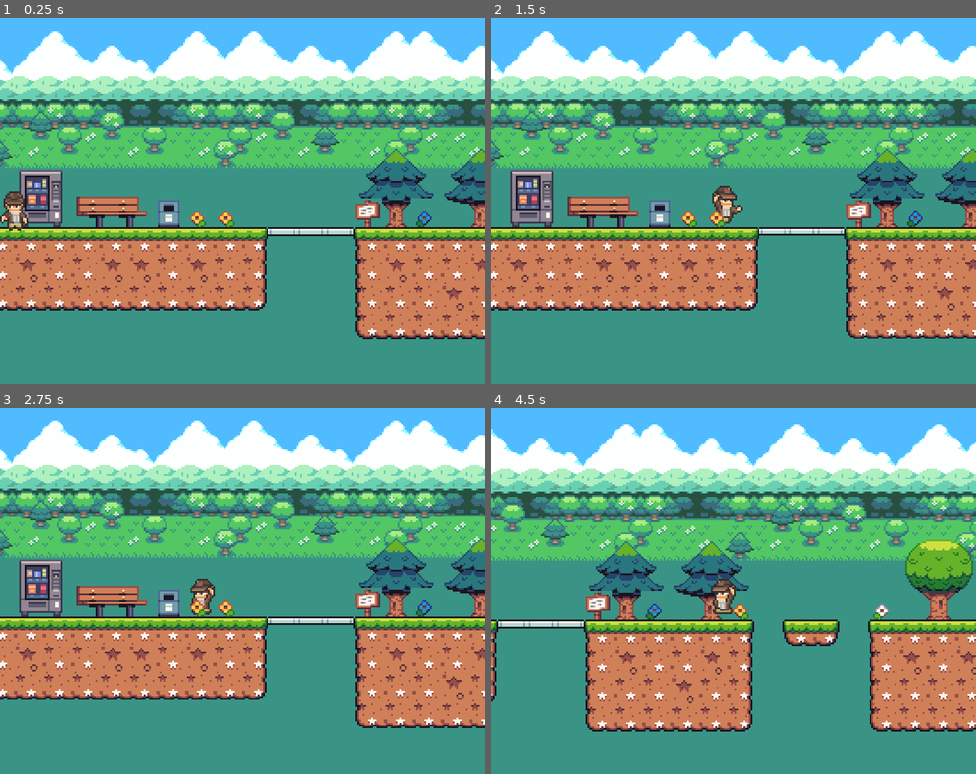
Above: before the commit, frames 1-4 (two rows, left to right).
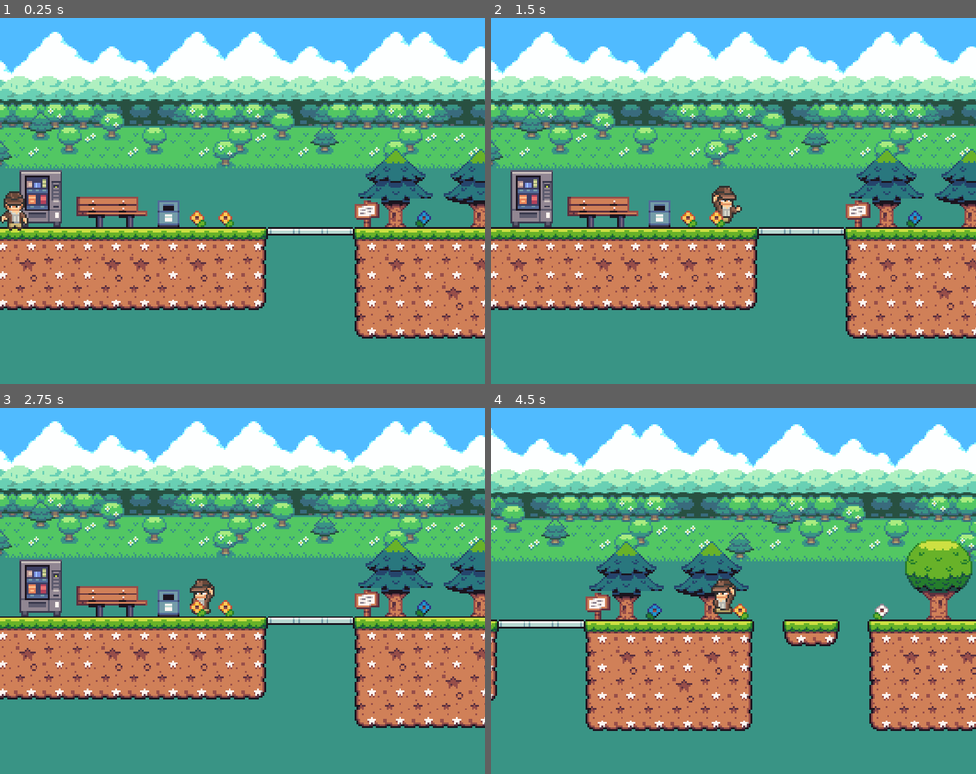
Above: after the commit, the same moments.

Repository: nojahh/Seasonal-Exploration-Winters-End-
Game: Godot game, scene res://levels/level_1.tscn
The game is run twice, just before and just after one commit, with the same random seed, the same clock (stepped at 60 frames per second) and the same inputs. This scene is started directly instead of the project's main scene.
Inputs:
- Up to frame 1 (0.25 s): no input
- Up to frame 2 (1.5 s): tap Enter (ui_accept) at 0.5, 0.77 s; hold Right (ui_right) from 0.53 s (still down)
- Up to frame 3 (2.75 s): tap Enter (ui_accept) at 1.52 s; release Right (ui_right) at 2.03 s; hold Left (ui_left) from 2.03 s (still down)
- Up to frame 4 (4.5 s): release Left (ui_left) at 2.78 s; hold Right (ui_right) 2.78-4.28 s; tap Enter (ui_accept) at 3.02, 3.77 s; hold Left (ui_left) from 4.28 s (still down)

The runs differ from the first frame. In frame 1, 4.5% of the frame differs, in the area x 0-100%, y 3-88%; in frame 2, 4.5%; in frame 3, 4.7%; in frame 4, 3.7%.

Commit message:
pause menu
start of code

Diff:
--- /dev/null
+++ b/Scene/pause_menu.gd
@@ -0,0 +1,11 @@
+extends ColorRect
+
+
+# Called when the node enters the scene tree for the first time.
+func _ready():
+	pass # Replace with function body.
+
+
+# Called every frame. 'delta' is the elapsed time since the previous frame.
+func _process(delta):
+	pass
--- a/Scene/pause_menu.gdshader
+++ b/Scene/pause_menu.gdshader
@@ -1,10 +1,10 @@
 shader_type canvas_item;
+uniform sampler2D SCREEN_TEXTURE  : hint_screen_texture, filter_linear_mipmap;
+uniform float BLUR: hint_range(5.0, 25.5);
+uniform float brightness: hint_range(0.0,1.0);
 
-uniform float blur: hint_range(0.0, 2.5);
-uniform float brightness: hint_range(0.0,1.0);
-uniform sampler2D SCREEN_TEXUTRE  : hint_screen_texture, filter_linear_mipmap;
 
 void fragment() {
-	COLOR = texturelod(SCREEN_TEXTURE, SCREEN_UV, BLUR);
+	COLOR = textureLod(SCREEN_TEXTURE, SCREEN_UV, BLUR);
 	COLOR.rgb *= brightness;
 }
--- a/Scene/pause_menu.tscn
+++ b/Scene/pause_menu.tscn
@@ -1,9 +1,12 @@
-[gd_scene load_steps=3 format=3 uid="uid://bqgacq1e2mcnj"]
+[gd_scene load_steps=4 format=3 uid="uid://bqgacq1e2mcnj"]
 
 [ext_resource type="Shader" path="res://Scene/pause_menu.gdshader" id="1_ffnh8"]
+[ext_resource type="Script" path="res://Scene/pause_menu.gd" id="2_4djv0"]
 
 [sub_resource type="ShaderMaterial" id="ShaderMaterial_idn8d"]
 shader = ExtResource("1_ffnh8")
+shader_parameter/BLUR = 5.0
+shader_parameter/brightness = 1.0
 
 [node name="pause menu" type="ColorRect"]
 material = SubResource("ShaderMaterial_idn8d")
@@ -12,6 +15,7 @@
 anchor_bottom = 1.0
 grow_horizontal = 2
 grow_vertical = 2
+script = ExtResource("2_4djv0")
 
 [node name="CenterContainer" type="CenterContainer" parent="."]
 layout_mode = 1
@@ -41,29 +45,29 @@
 
 [node name="HSeparator" type="HSeparator" parent="CenterContainer/PanelContainer/MarginContainer/VBoxContainer/Label"]
 layout_mode = 0
-offset_right = 40.0
-offset_bottom = 4.0
+offset_right = 481.0
+offset_bottom = 53.0
 
 [node name="Resume" type="Button" parent="CenterContainer/PanelContainer/MarginContainer/VBoxContainer/Label"]
 layout_mode = 0
-offset_left = 2.0
-offset_top = 47.0
-offset_right = 478.0
-offset_bottom = 108.0
+offset_left = 58.0
+offset_top = 30.0
+offset_right = 417.0
+offset_bottom = 70.0
 text = "Resume adventure"
 
 [node name="Leave" type="Button" parent="CenterContainer/PanelContainer/MarginContainer/VBoxContainer/Label"]
 layout_mode = 0
-offset_left = 48.0
-offset_top = 179.0
-offset_right = 431.0
-offset_bottom = 225.0
+offset_left = 98.0
+offset_top = 118.0
+offset_right = 375.0
+offset_bottom = 154.0
 text = "Leave "
 
-[node name="Controls" type="Button" parent="CenterContainer/PanelContainer/MarginContainer/VBoxContainer/Label"]
+[node name="Button" type="Button" parent="CenterContainer/PanelContainer/MarginContainer/VBoxContainer/Label"]
 layout_mode = 0
-offset_left = 21.0
-offset_top = 114.0
-offset_right = 463.0
-offset_bottom = 171.0
+offset_left = 76.0
+offset_top = 77.0
+offset_right = 390.0
+offset_bottom = 110.0
 text = "Controls"
--- a/levels/level_1.tscn
+++ b/levels/level_1.tscn
@@ -1837,6 +1837,7 @@
 
 [node name="Camera2D" type="Camera2D" parent="."]
 position = Vector2(-334, 0)
+zoom = Vector2(3, 3)
 limit_left = 0
 limit_top = 0
 limit_right = 1074
--- a/levels/level_2.tscn
+++ b/levels/level_2.tscn
@@ -1588,6 +1588,7 @@
 
 [node name="Camera2D" type="Camera2D" parent="."]
 position = Vector2(56, 289)
+zoom = Vector2(3, 3)
 limit_left = 0
 limit_top = 0
 
--- a/levels/level_3.tscn
+++ b/levels/level_3.tscn
@@ -1007,6 +1007,7 @@
 
 [node name="Camera2D" type="Camera2D" parent="Player"]
 position = Vector2(-1, 5)
+zoom = Vector2(3, 3)
 limit_left = 0
 limit_top = 0
 
--- a/levels/level_4.tscn
+++ b/levels/level_4.tscn
@@ -1023,5 +1023,6 @@
 position = Vector2(24, 161)
 
 [node name="Camera2D" type="Camera2D" parent="Player"]
+zoom = Vector2(3, 3)
 limit_left = 0
 limit_top = 0
--- a/project.godot
+++ b/project.godot
@@ -20,7 +20,6 @@
 window/size/viewport_width=820
 window/size/viewport_height=620
 window/stretch/mode="canvas_items"
-window/stretch/scale=3.0
 
 [rendering]
 
